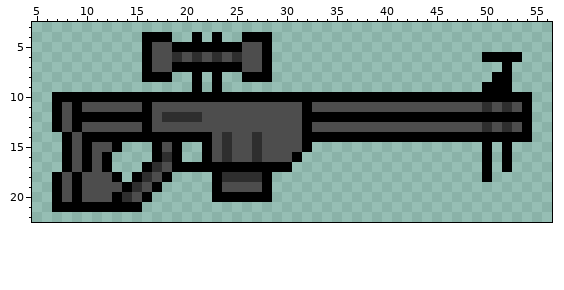
Pixel-art sprite: ColdMustache/Assets/Resources/Items/Weapons/Sniper01.png. The first picture shows the starting point.
The file is 64x32 pixels. Shown: x 5..56, y 3..22. The old version is drawn lined up with the new one.
The same view after the edit:
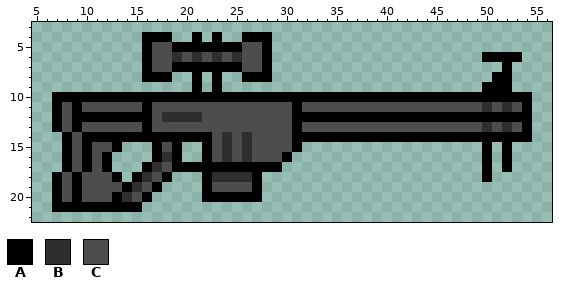
Palette (. is transparent): A #000000  B #2e2e2e  C #4d4d4d
Diff:
whole drawing moved by -9,-2 (the old picture is shown already moved)
@@ x 20..34 @@
 10 AAAAAAAAAAAAAAA
-11 CCCCCCCCCCCCACC
-12 BBCCCCCCCCCCAAA
-13 CCCCCCCCCCCCACC
-14 AAACBCCBCCCCAAA
-15 ..ACBCCBCCCCA..
-16 ..ACBCCBCCCA...
-17 AAAAAAAAAAA....
-18 ...ABBBBA......
-19 ...ACCCCA......
-20 ...AAAAAA......
+11 CCCCCCCCCCCACCC
+12 BBCCCCCCCCCAAAA
+13 CCCCCCCCCCCACCC
+14 AAACBCBCCCCAAAA
+15 ..ACBCBCCCCA...
+16 ..ACBCBCCCA....
+17 AAAAAAAAAA.....
+18 ..ABBBBA.......
+19 ..ACCCCA.......
+20 ..AAAAAA.......
 21 ...............
